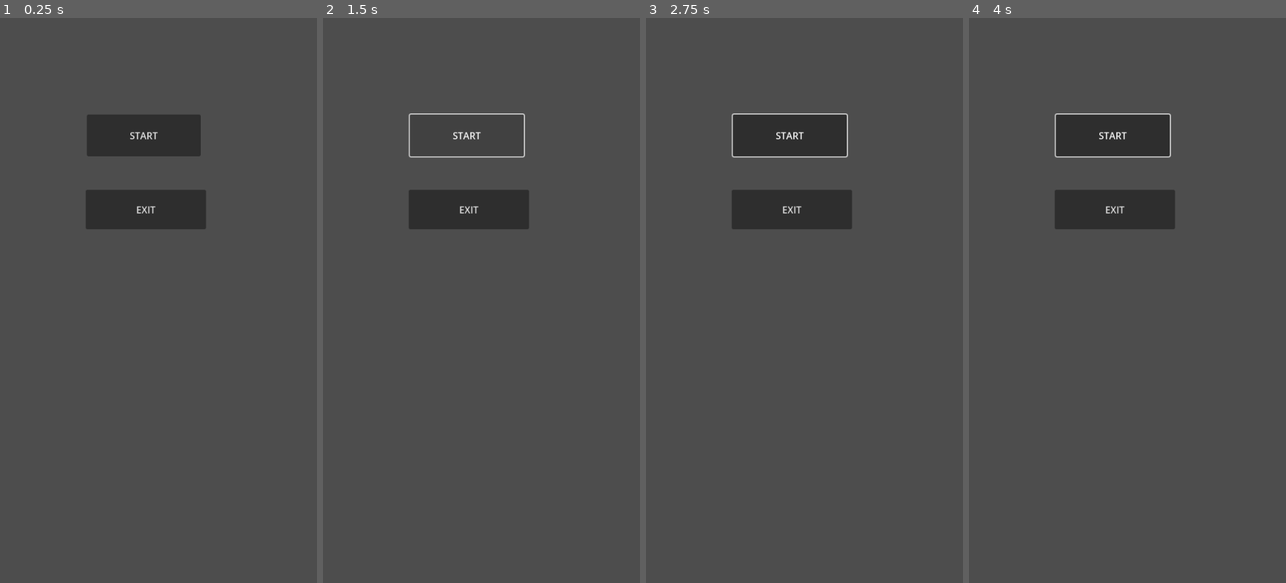
Above: before the commit, frames 1-4 (left to right).
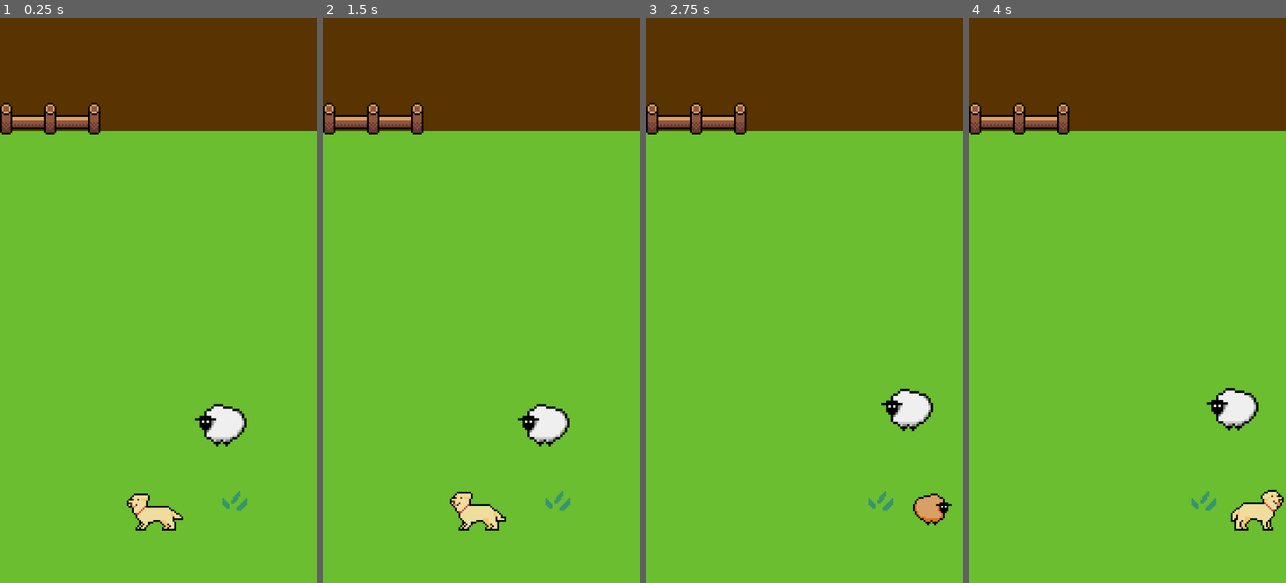
Above: after the commit, the same moments.

Repository: tonydamage/gazda-business
Game: Godot game, scene res://level/level-base.tscn
Two runs of this game, one before a commit and one after it. Both use one fixed random seed, a clock stepped at 60 frames per second and the inputs below. Before the commit the project starts from res://menu.tscn. Sound files missing from this copy of the repository are replaced by a short silence.
Inputs (mouse positions are in pixels of both pictures, inside the frame that each line leads up to):
- Up to frame 1 (0.25 s): no input
- Up to frame 2 (1.5 s): click (465, 136) at 0.5 s, where only the run before the commit has a clickable "START"; click (465, 136) at 1.25 s, where only the run before the commit has a clickable "START"
- Up to frame 3 (2.75 s): move the mouse to (874, 272) at 2.02 s; press the mouse at (874, 272) at 2.03 s; hold Right (move_right) from 2.03 s (still down)
- Up to frame 4 (4 s): release Right (move_right) at 2.75 s; release the mouse at (1197, 272) at 2.75 s; drag from (1064, 328) to (1111, 413) at 2.77 s; move the mouse to (1159, 176) at 3.52 s; press the mouse at (1159, 176) at 3.53 s; hold Right (move_right) from 3.53 s (still down)

The runs differ from the first frame. In frame 1, 100% of the frame differs, in the area x 0-100%, y 0-100%; in frame 2, 100%; in frame 3, 100%; in frame 4, 100%.

Commit message:
Fixed Dragable controls

Diff:
--- a/assets/Dragable.gd
+++ b/assets/Dragable.gd
@@ -1,6 +1,7 @@
 extends Area2D
+class_name Dragable
 
-var draggable = false
+#var draggable = false
 var offset: Vector2
 # Called when the node enters the scene tree for the first time.
 func _ready():
@@ -21,8 +22,9 @@
 	if event is InputEventMouseMotion:
 		if event.button_mask == MOUSE_BUTTON_MASK_LEFT:
 			#get_parent().velocity = event.velocity
-			get_parent().velocity = (event.position - get_parent().global_position) / get_physics_process_delta_time()
-			print_debug(event.global_position, get_parent().velocity)
+			get_parent().draggable = true
+			get_parent().velocity = (event.position - get_parent().global_position) / get_process_delta_time()
 			get_parent().move_and_slide()
 		else:
-			print_debug("Drag stop")
+			get_parent().velocity = Vector2.ZERO
+			get_parent().draggable = false
--- a/assets/dog.tscn
+++ b/assets/dog.tscn
@@ -78,17 +78,17 @@
 }]
 
 [sub_resource type="CircleShape2D" id="CircleShape2D_x0d8a"]
-radius = 16.6208
+radius = 48.0
 
 [sub_resource type="CircleShape2D" id="CircleShape2D_r2kcd"]
-radius = 83.3847
+radius = 128.25
 
 [sub_resource type="CircleShape2D" id="CircleShape2D_3d0m8"]
 radius = 56.5685
 
 [node name="Dog" type="CharacterBody2D"]
 collision_layer = 2
-collision_mask = 7
+collision_mask = 3
 motion_mode = 1
 script = ExtResource("1_nj7g0")
 metadata/_edit_group_ = true
@@ -101,15 +101,14 @@
 
 [node name="DogCollider" type="CollisionShape2D" parent="."]
 rotation = 1.5708
-scale = Vector2(3, 3)
 shape = SubResource("CircleShape2D_x0d8a")
 
 [node name="SheepCollider" type="CharacterBody2D" parent="."]
 collision_layer = 4
 collision_mask = 0
+motion_mode = 1
 
 [node name="Collider" type="CollisionShape2D" parent="SheepCollider"]
-scale = Vector2(1.5, 1.5)
 shape = SubResource("CircleShape2D_r2kcd")
 debug_color = Color(0.701961, 0.454902, 0.494118, 0.419608)
 
--- a/level/level-base.tscn
+++ b/level/level-base.tscn
@@ -23,6 +23,7 @@
 anchor_bottom = 1.0
 grow_horizontal = 2
 grow_vertical = 2
+mouse_filter = 1
 color = Color(0.415686, 0.745098, 0.188235, 1)
 
 [node name="Trava1" type="Sprite2D" parent="."]
@@ -51,10 +52,6 @@
 color = Color(0.34902, 0.2, 0, 1)
 polygon = PackedVector2Array(-8, -8, 264, -8, 264, 88, -8, 88)
 
-[node name="Dog" parent="." instance=ExtResource("3_o0r1p")]
-position = Vector2(264, 832)
-collision_mask = 3
-
 [node name="Sheep3" parent="." instance=ExtResource("4_njgos")]
 position = Vector2(376, 688)
 
@@ -75,4 +72,7 @@
 skew = 0.867429
 shape = SubResource("SegmentShape2D_ur5as")
 
+[node name="Dog" parent="." instance=ExtResource("3_o0r1p")]
+position = Vector2(264, 832)
+
 [connection signal="allSheepInArea" from="SheepPen" to="." method="_on_sheep_pen_all_sheep_in_area"]
--- a/project.godot
+++ b/project.godot
@@ -11,7 +11,7 @@
 [application]
 
 config/name="Gazda Business"
-run/main_scene="res://menu.tscn"
+run/main_scene="res://level/level-base.tscn"
 config/features=PackedStringArray("4.1", "Mobile")
 config/icon="res://icon.svg"
 
@@ -50,10 +50,6 @@
 ]
 }
 
-[input_devices]
-
-pointing/emulate_touch_from_mouse=true
-
 [layer_names]
 
 2d_physics/layer_1="Wall"
--- a/scripts/dog.gd
+++ b/scripts/dog.gd
@@ -2,7 +2,7 @@
 
 @export var speed = 400 # How fast the player will move (pixels/sec).
 var screen_size # Size of the game window.
-
+var draggable = false;
 # Called when the node enters the scene tree for the first time.
 func _ready():
 	screen_size = get_viewport_rect().size
@@ -10,19 +10,20 @@
 
 # Called every frame. 'delta' is the elapsed time since the previous frame.
 func _process(_delta):
-	velocity = Vector2.ZERO # The player's movement vector.
-	if Input.is_action_pressed("move_right"):
-		velocity.x += 1
-	if Input.is_action_pressed("move_left"):
-		velocity.x -= 1
-	if Input.is_action_pressed("move_down"):
-		velocity.y += 1
-	if Input.is_action_pressed("move_up"):
-		velocity.y -= 1
+	$AnimatedSprite2D.play()
 
-	if velocity.length() > 0:
-		velocity = velocity.normalized() * speed
-		$AnimatedSprite2D.play()
+	if !draggable:
+		velocity = Vector2.ZERO # The player's movement vector.
+		if Input.is_action_pressed("move_right"):
+			velocity.x += 1
+		if Input.is_action_pressed("move_left"):
+			velocity.x -= 1
+		if Input.is_action_pressed("move_down"):
+			velocity.y += 1
+		if Input.is_action_pressed("move_up"):
+			velocity.y -= 1
+		if velocity.length() > 0:
+			velocity = velocity.normalized() * speed
 
 	if velocity.x != 0:
 		$AnimatedSprite2D.animation = "walk"
@@ -31,4 +32,5 @@
 	if velocity.length() == 0:
 		$AnimatedSprite2D.animation = "idle"
 
-	move_and_slide()
+	if !draggable:
+		move_and_slide()
Not shown: 1 places in level/level-base.tscn that only renumber resources
